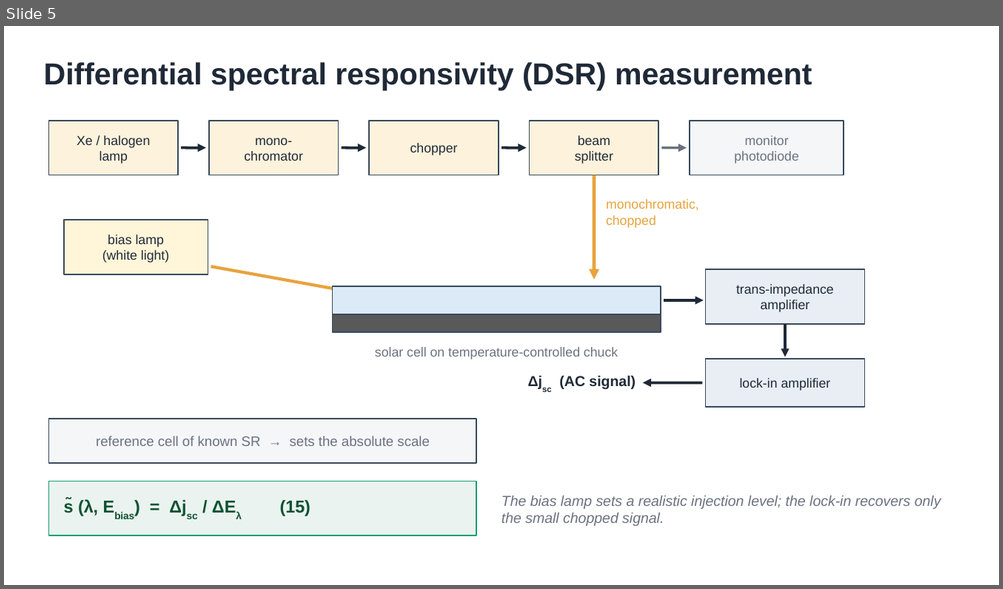
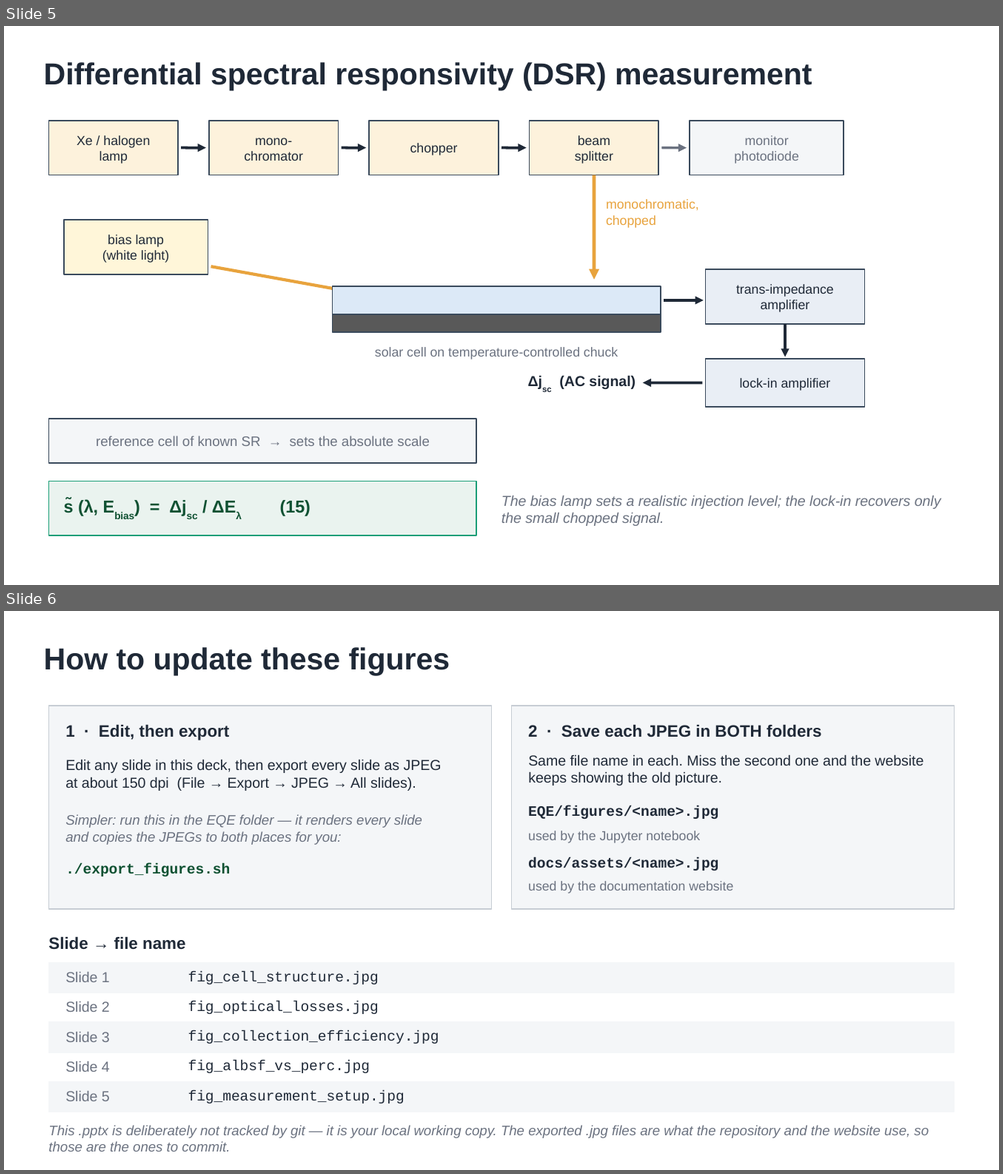
Before and after one commit to Oxford-eMat-Lab/semiconductor-characterisation, a slide deck: EQE/figures.pptx. Shown one above the other, each under a label of ours: slide 5 before the commit, slides 5 and 6 after it. The pictures are 1003x589 and 1003x1174 pixels, drawn with LibreOffice and Linux fonts; fonts in the diff are those of the drawing. Boxes give left, top, right and bottom in pixels: in the first picture for what was removed or moved away, otherwise in the second. Text is boxed around its words. In the diff, an @@ line names an element or a change of style, - is before the commit and + after.

Commit message:
figures update

```diff
--- a/EQE/figures.pptx
+++ b/EQE/figures.pptx
@@ slide 6 added at [4,611,999,1170], background #FFFFFF @@
@@ text added at [44,647,450,675], 22 pt, text #1F2937, bold @@
+How to update these figures
@@ rectangle added at [48,706,492,909], fill #F4F6F8, outline #C7CDD4 1 pt @@
@@ rectangle added at [511,706,954,909], fill #F4F6F8, outline #C7CDD4 1 pt @@
@@ text added at [65,724,229,741], 12 pt, text #1F2937, bold @@
+1 · Edit, then export
@@ text added at [528,724,822,738], 12 pt, text #1F2937, bold @@
+2 · Save each JPEG in BOTH folders
@@ text added at [65,759,441,791], 10.5 pt, text #1F2937 @@
+Edit any slide in this deck, then export every slide as JPEG
+at about 150 dpi (File → Export → JPEG → All slides).
@@ text added at [528,755,923,786], 10.5 pt, text #1F2937 @@
+Same file name in each. Miss the second one and the website
+keeps showing the old picture.
@@ text added at [528,806,718,819], 10.5 pt, text #1F2937, bold @@
+EQE/figures/<name>.jpg
@@ text added at [65,815,422,845], 10 pt, text #6B7280, italic @@
+Simpler: run this in the EQE folder — it renders every slide
+and copies the JPEGs to both places for you:
@@ text added at [528,831,700,843], 9.5 pt, text #6B7280 @@
+used by the Jupyter notebook
@@ text added at [65,864,230,877], 10.5 pt, text #0F5132, bold @@
+./export_figures.sh
@@ text added at [528,857,718,871], 10.5 pt, text #1F2937, bold @@
+docs/assets/<name>.jpg
@@ text added at [528,881,733,894], 9.5 pt, text #6B7280 @@
+used by the documentation website
@@ text added at [48,937,185,950], 12 pt, text #1F2937, bold @@
+Slide → file name
@@ rectangle added at [48,963,954,993], fill #F4F6F8, outline #F4F6F8 1 pt @@
@@ text added at [65,972,110,982], 10.5 pt, text #6B7280 @@
+Slide 1
@@ text added at [188,971,378,985], 10.5 pt, text #1F2937 @@
+fig_cell_structure.jpg
@@ text added at [65,1002,110,1012], 10.5 pt, text #6B7280 @@
+Slide 2
@@ text added at [188,1001,378,1014], 10.5 pt, text #1F2937 @@
+fig_optical_losses.jpg
@@ rectangle added at [48,1022,954,1053], fill #F4F6F8, outline #F4F6F8 1 pt @@
@@ text added at [65,1032,110,1042], 10.5 pt, text #6B7280 @@
+Slide 3
@@ text added at [188,1031,439,1044], 10.5 pt, text #1F2937 @@
+fig_collection_efficiency.jpg
@@ text added at [65,1062,110,1072], 10.5 pt, text #6B7280 @@
+Slide 4
@@ text added at [188,1061,370,1073], 10.5 pt, text #1F2937 @@
+fig_albsf_vs_perc.jpg
@@ rectangle added at [48,1082,954,1112], fill #F4F6F8, outline #F4F6F8 1 pt @@
@@ text added at [65,1091,110,1102], 10.5 pt, text #6B7280 @@
+Slide 5
@@ text added at [188,1091,404,1104], 10.5 pt, text #1F2937 @@
+fig_measurement_setup.jpg
@@ text added at [48,1125,928,1152], 10 pt, text #6B7280, italic @@
+This .pptx is deliberately not tracked by git — it is your local working copy. The exported .jpg files are what the repository and the website use, so those are the ones to commit.
```
Also in this commit, not shown: 21 other files.
